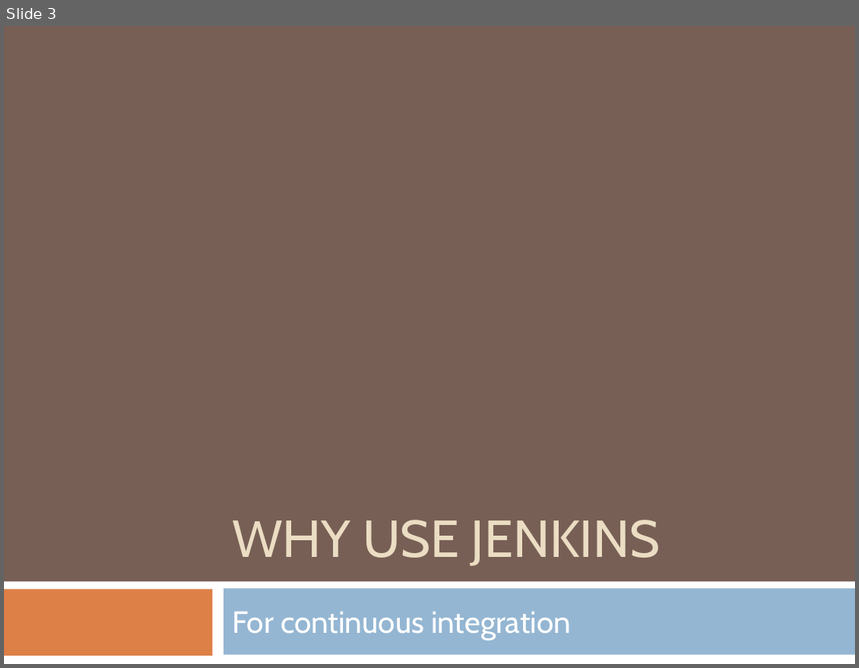
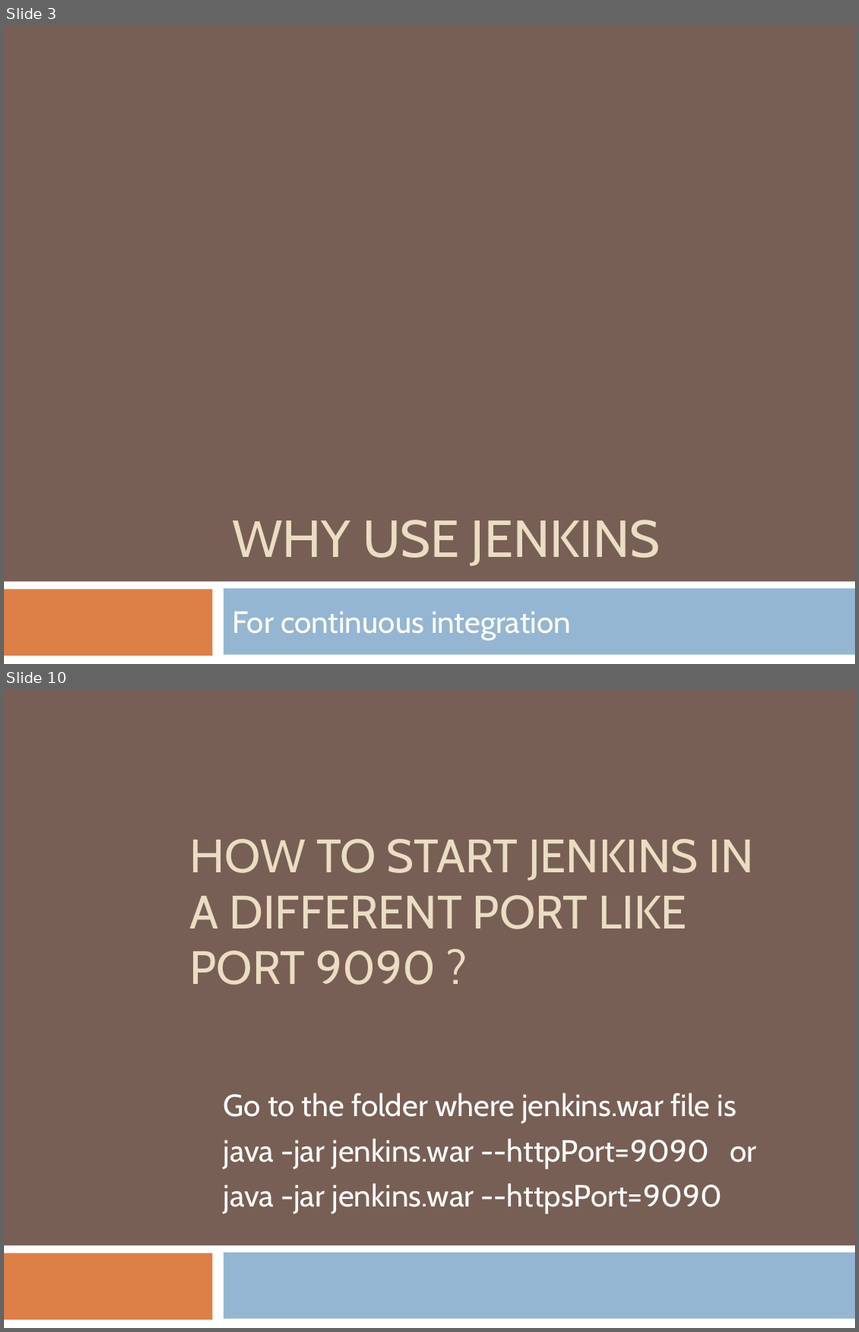
Before and after one commit to githubsebkun/Software-Interview-Questions, a slide deck: Jenkins.pptx. Shown one above the other, each under a label of ours: slide 3 before the commit, slides 3 and 10 after it; the slides between them are not shown. The pictures are 859x668 and 859x1332 pixels, drawn with LibreOffice and Linux fonts; fonts in the diff are those of the drawing. Boxes give left, top, right and bottom in pixels: in the first picture for what was removed or moved away, otherwise in the second. Text is boxed around its words. In the diff, an @@ line names an element or a change of style, - is before the commit and + after.

```diff
--- a/Jenkins.pptx
+++ b/Jenkins.pptx
@@ slide 10 added at (4, 690, 855, 1328), background #775F55; not listed: 3 template elements that a slide beside it also shows @@
@@ title added at (190, 839, 754, 985), 39.6 pt, text #EBDDC3 @@
+HOW TO START JENKINS IN A DIFFERENT PORT LIKE PORT 9090 ?
@@ subtitle added at (224, 1093, 756, 1214), 26 pt, text #FFFFFF @@
+Go to the folder where jenkins.war file is
+java -jar jenkins.war --httpPort=9090 or
+java -jar jenkins.war --httpsPort=9090
```
Also in this commit, not shown: 9 other slides added, 10 other files.
